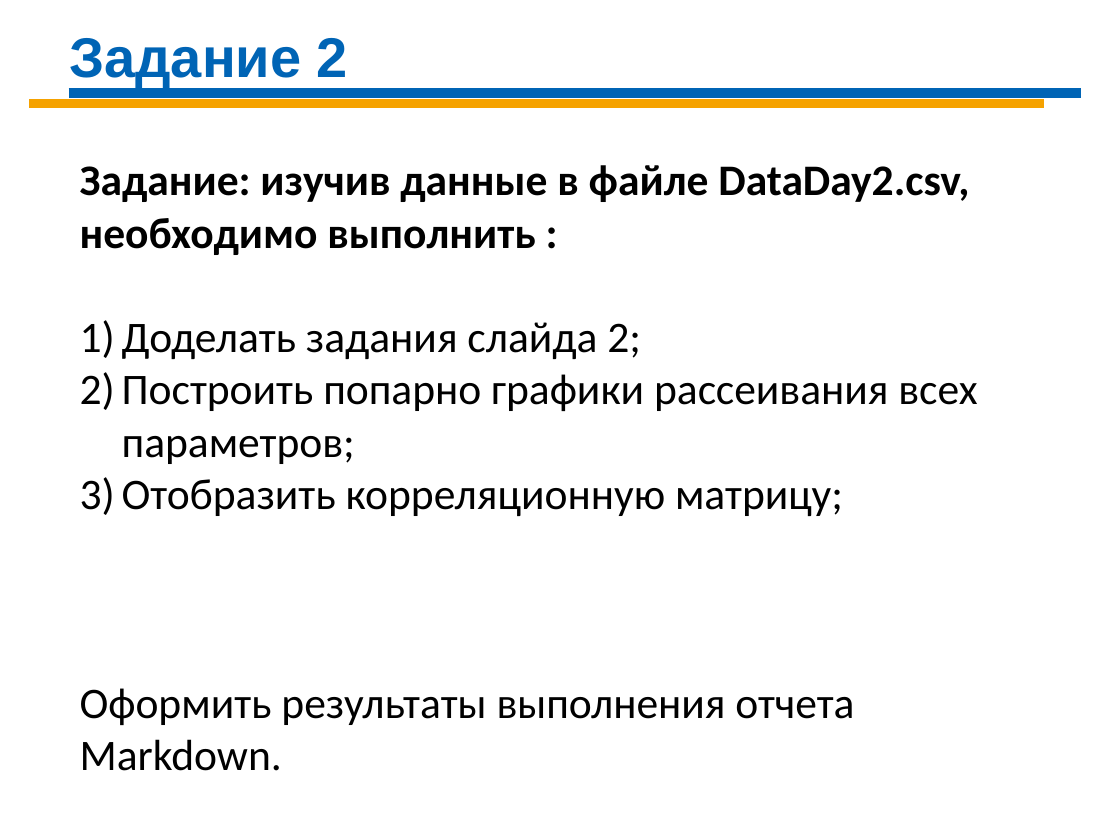
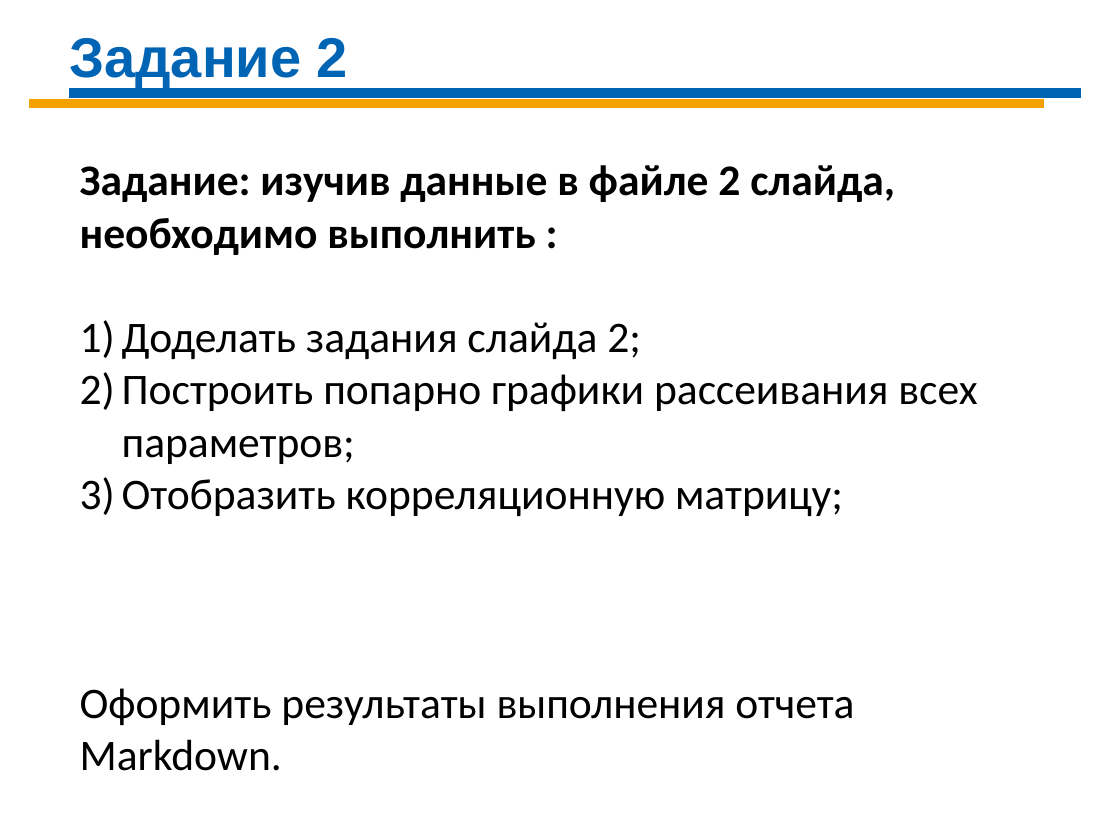
Before and after one commit to Demolis/Infopulse, a slide deck: slide 6 of Tue-Thr/DS-Day-04 R.pptx. Drawn at 1120x840 pixels with LibreOffice and Linux fonts; fonts in the diff are those of the drawing. Boxes give left, top, right and bottom in pixels: in the first picture for what was removed or moved away, otherwise in the second. Text is boxed around its words. In the diff, an @@ line names an element or a change of style, - is before the commit and + after.

```diff
--- a/Tue-Thr/DS-Day-04 R.pptx
+++ b/Tue-Thr/DS-Day-04 R.pptx
@@ text at (80, 165, 895, 255): text changed @@
-Задание: изучив данные в файле DataDay2.csv, необходимо выполнить :
+Задание: изучив данные в файле 2 слайда, необходимо выполнить :
```
Also in this commit, not shown: 7 other files.
